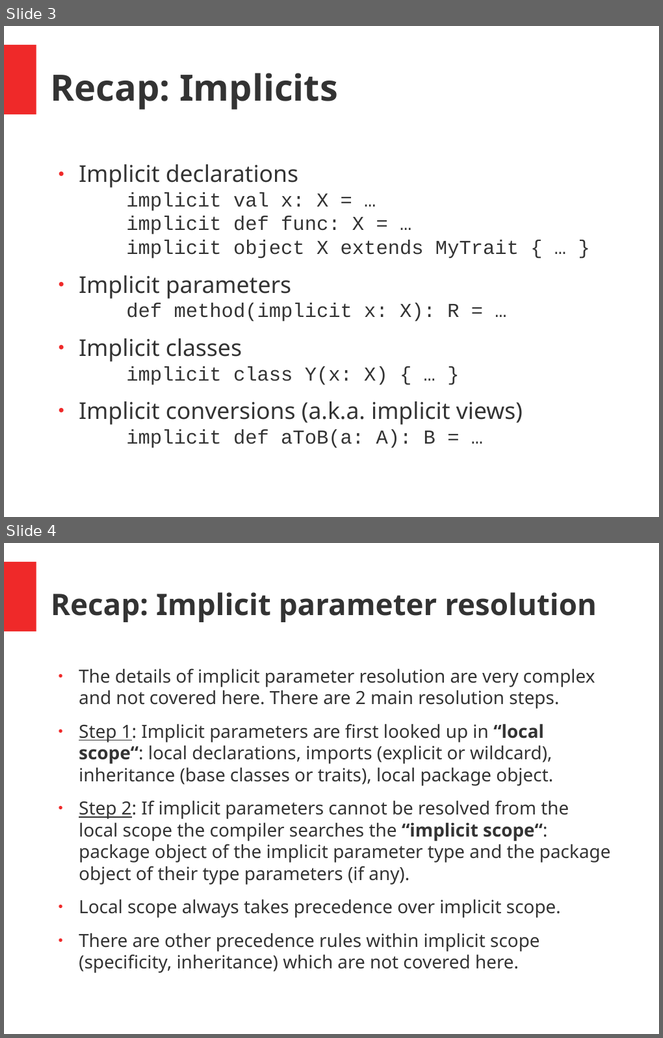
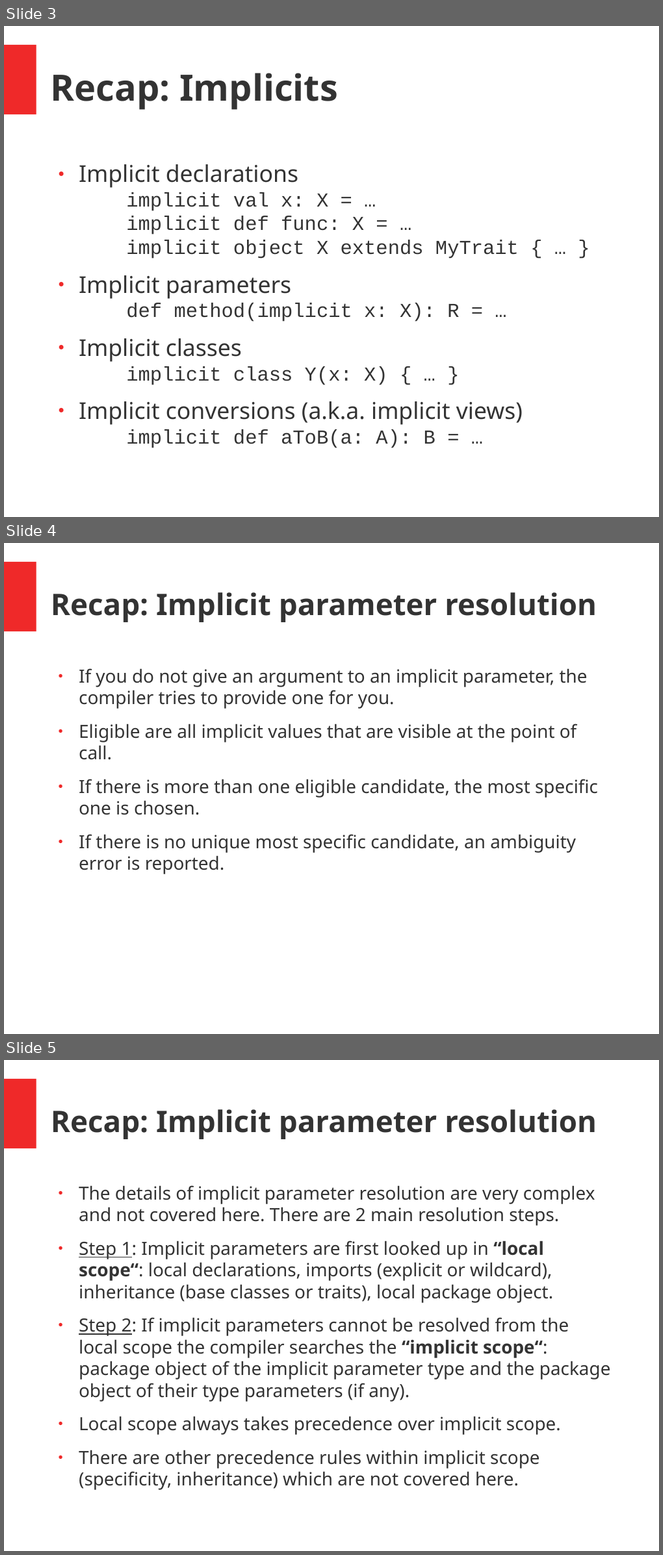
Before and after one commit to hermannhueck/typeclasses, a slide deck: Slides/TypeClasses.pptx. Shown one above the other, each under a label of ours: slides 3 and 4 before the commit, slides 3, 4 and 5 after it. The pictures are 663x1038 and 663x1555 pixels, drawn with LibreOffice and Linux fonts; fonts in the diff are those of the drawing. Boxes give left, top, right and bottom in pixels: in the first picture for what was removed or moved away, otherwise in the second. Text is boxed around its words. In the diff, an @@ line names an element or a change of style, - is before the commit and + after.

```diff
--- a/Slides/TypeClasses.pptx
+++ b/Slides/TypeClasses.pptx
@@ slide 4 added at box(4, 543, 659, 1034), background #FFFFFF; not listed: 1 template element that a slide beside it also shows @@
@@ text added at box(51, 592, 597, 622), 36 pt, text #333333, bold @@
+Recap: Implicit parameter resolution
@@ text added at box(79, 668, 598, 875), 22 pt, text #333333 @@
+● If you do not give an argument to an implicit parameter, the compiler tries to provide one for you.
+● Eligible are all implicit values that are visible at the point of call.
+● If there is more than one eligible candidate, the most specific one is chosen.
+● If there is no unique most specific candidate, an ambiguity error is reported.
@@ what was slide 4 is now slide 5 @@
```
Also in this commit, not shown: 5 slides changed, 1 other file.
